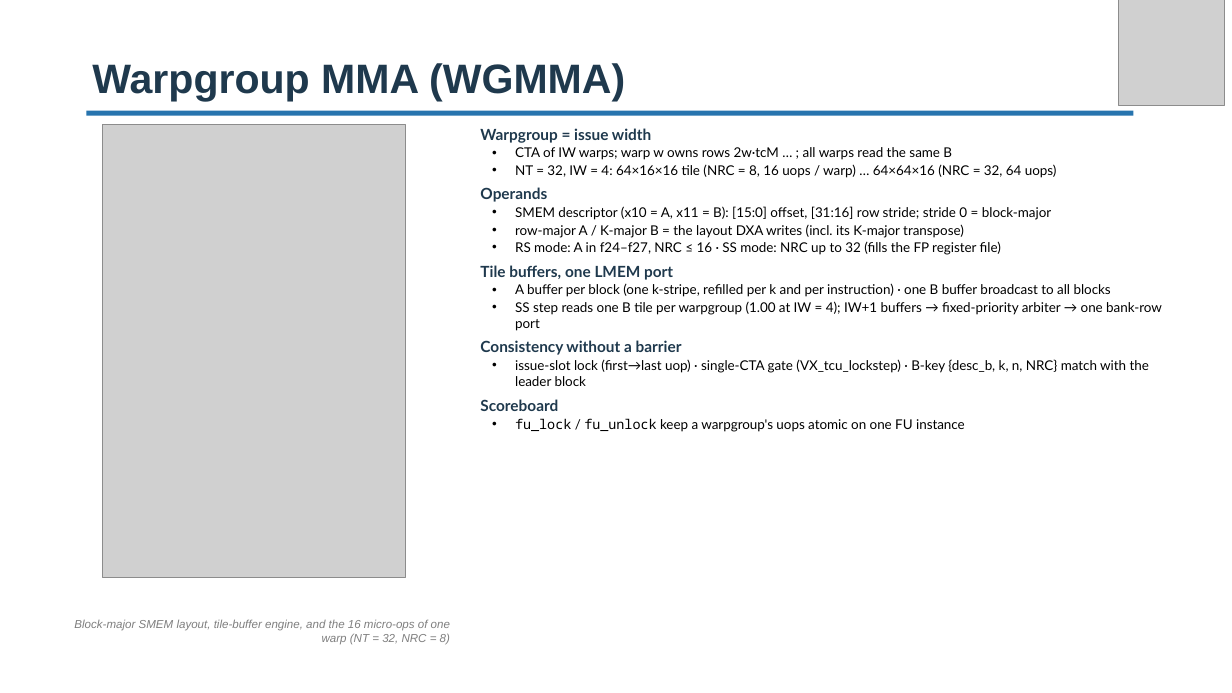
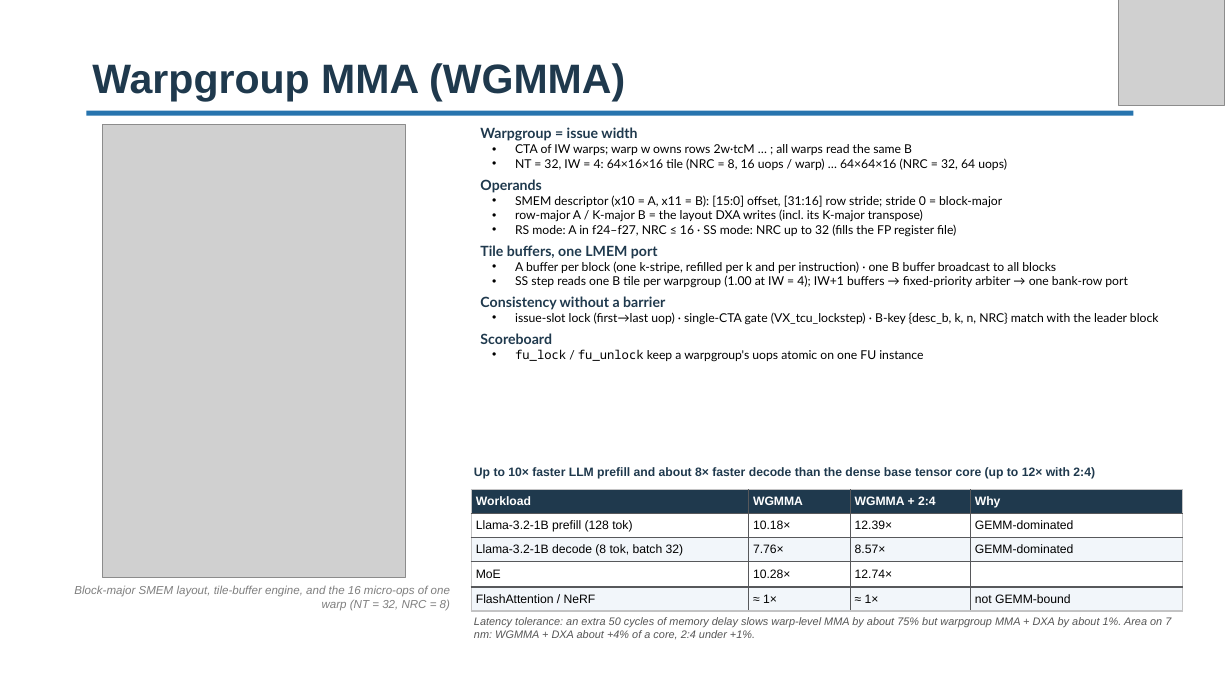
Before and after one commit to vortexgpgpu/vortex_tutorials, a slide deck: slide 18 of Slides_MICRO59/2.vortex_v3_architecture.pptx (slide 19 before the commit). Drawn at 1232x693 pixels with LibreOffice and Linux fonts; fonts in the diff are those of the drawing; grey boxes stand for pictures; background and template pictures are left out. Boxes give left, top, right and bottom in pixels: in the first picture for what was removed or moved away, otherwise in the second. Text is boxed around its words. In the diff, an @@ line names an element or a change of style, - is before the commit and + after.

Commit message:
update MICRO59 slides

```diff
--- a/Slides_MICRO59/2.vortex_v3_architecture.pptx
+++ b/Slides_MICRO59/2.vortex_v3_architecture.pptx
@@ text "Warpgroup = issue width" at [480,127,1159,362]: size 12 to 11 pt in "Warpgroup = issue width", "Operands", "Tile buffers, one LMEM port", "Consistency without a barrier" and 1 more places; size 10.5 to 9.5 pt in "CTA of IW warps; warp w owns ...", "NT = 32, IW = 4: 64×16×16 ...", "SMEM descriptor (x10 = A, x11 = ...", "row-major A / K-major B = the ..." and 5 more places; less space between paragraphs @@
@@ text added at [474,467,1095,479], 9.5 pt, text #1F394D, bold @@
+Up to 10× faster LLM prefill and about 8× faster decode than the dense base tensor core (up to 12× with 2:4)
@@ table added at [471,490,1183,610], 5 rows, 4 columns @@
+Workload | WGMMA | WGMMA + 2:4 | Why
+Llama-3.2-1B prefill (128 tok) | 10.18× | 12.39× | GEMM-dominated
+Llama-3.2-1B decode (8 tok, batch 32) | 7.76× | 8.57× | GEMM-dominated
+MoE | 10.28× | 12.74× | 
+FlashAttention / NeRF | ≈ 1× | ≈ 1× | not GEMM-bound
@@ text "Block-major SMEM layout, tile-buffer engine, ...": place and size @@
-text "Block-major SMEM layout, tile-buffer engine, ..." at [74,619,450,644]
+text "Block-major SMEM layout, tile-buffer engine, ..." at [74,585,450,610]
@@ text added at [474,617,1171,639], 8.5 pt, text #555555, italic @@
+Latency tolerance: an extra 50 cycles of memory delay slows warp-level MMA by about 75% but warpgroup MMA + DXA by about 1%. Area on 7 nm: WGMMA + DXA about +4% of a core, 2:4 under +1%.
```
Also in this commit, not shown: 15 other slides changed, 3 slides added, 4 slides removed, 4 other files.
